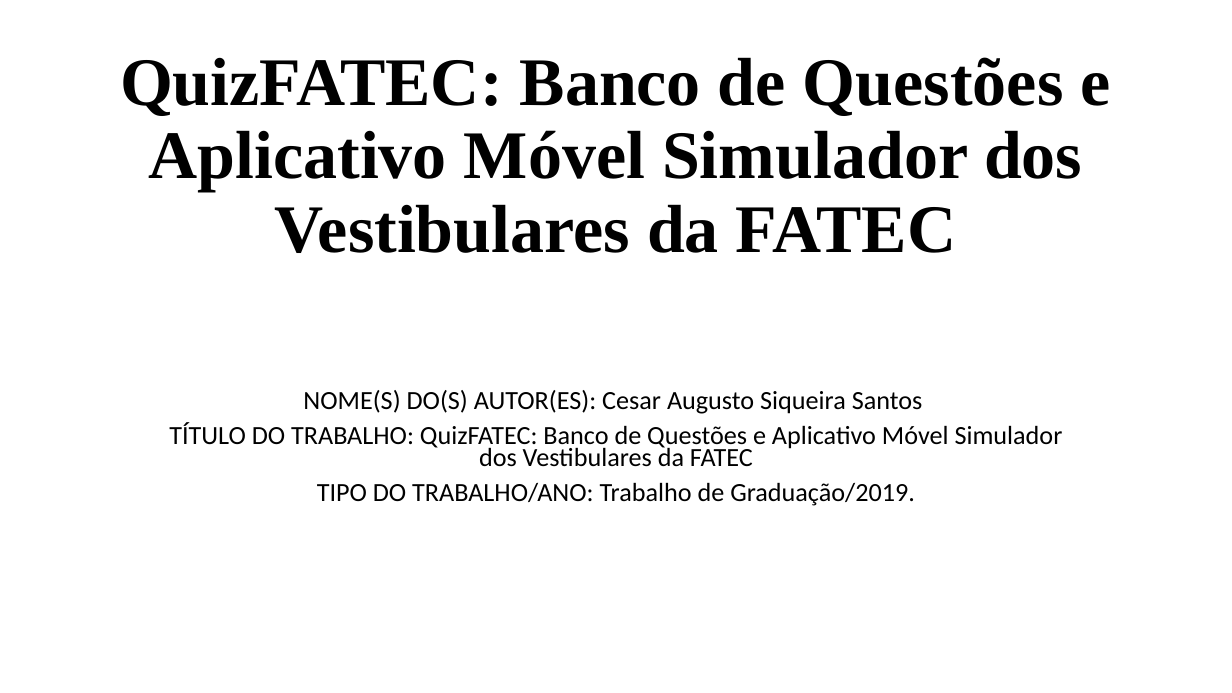
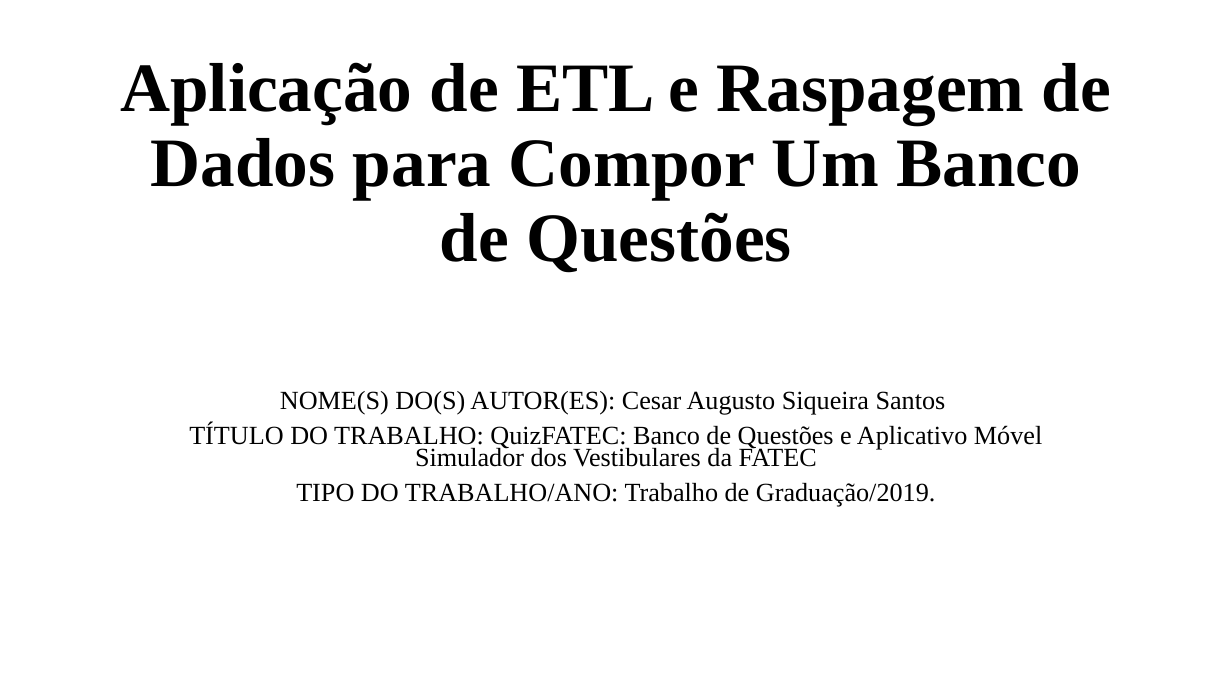
Before and after one commit to cesaraugusto98/TG, a slide deck: slide 1 of Documentacao/Apresentação TG - QuizFATEC.pptx. Drawn at 1232x693 pixels with LibreOffice and Linux fonts; fonts in the diff are those of the drawing. Boxes give left, top, right and bottom in pixels: in the first picture for what was removed or moved away, otherwise in the second. Text is boxed around its words. In the diff, an @@ line names an element or a change of style, - is before the commit and + after.

```diff
--- a/Documentacao/Apresentação TG - QuizFATEC.pptx
+++ b/Documentacao/Apresentação TG - QuizFATEC.pptx
@@ title at [120,62,1111,273]: text changed; size 53 to 54 pt @@
-QuizFATEC: Banco de Questões e Aplicativo Móvel Simulador dos Vestibulares da FATEC
+Aplicação de ETL e Raspagem de Dados para Compor Um Banco de Questões
@@ subtitle "NOME(S) DO(S) AUTOR(ES): Cesar Augusto ..." at [189,391,1042,507]: font Calibri to Times New Roman @@
```
Also in this commit, not shown: 6 other slides changed, 6 other files.
